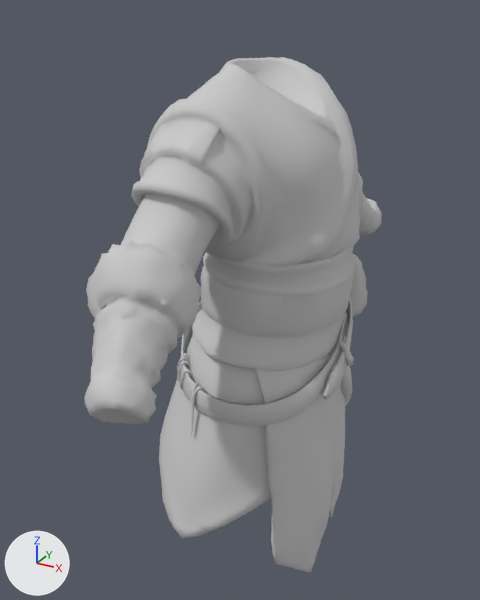
What one commit did to the FBX model Character/Skin/Fbx/SK_Body3_1.fbx.
Rendered twice from a camera (50 mm lens) standing at (0.571, -1.24, 1.661) and looking at (-0.1, -0.021, 1.051). The axes (+X, +Y, +Z) are drawn at lower left. The lights are the same throughout. Where no turn or scale is listed for an object, it has been applied to the vertices.

Names of what the first picture shows: 'SK_Body3_1'.
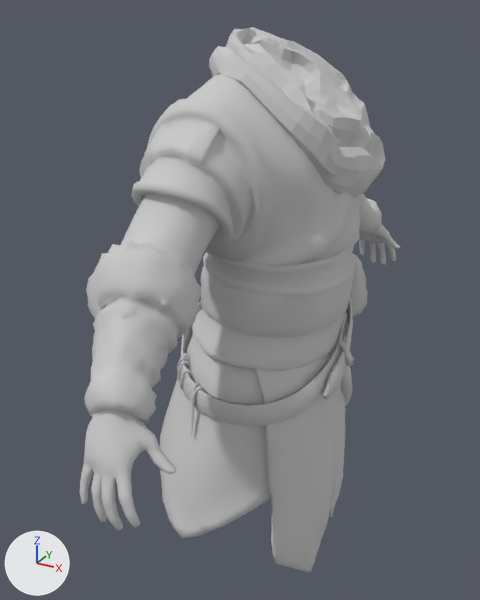
Patch to the scene script:
```diff
--- a/Character/Skin/Fbx/SK_Body3_1.fbx.py
+++ b/Character/Skin/Fbx/SK_Body3_1.fbx.py
@@ mat_material__19 @@
+mat_material__19 = principled_material('Material #19')
+mat_material__19.base_color = (0.588, 0.588, 0.588)  # light grey #cacaca
+mat_material__19.roughness = 0.859
@@ mat_material__9 @@
+mat_material__9 = principled_material('Material #9')
+mat_material__9.base_color = (0.588, 0.588, 0.588)  # light grey #cacaca
+mat_material__9.roughness = 0.859
@@ me_mesh_002 @@
+me_mesh_002.from_pydata(...)  # 664 vertices, 725 faces; spans x -0.167..0.177, y -0.149..0.159, z 1.302..1.625
+me_mesh_002.materials.append(mat_material__19)  # its picture is missing
@@ me_mesh_1 @@
+me_mesh_1.from_pydata(...)  # 1448 vertices, 2856 faces; spans x -0.063..0.097, y -0.656..0.656, z 0.941..1.155
+me_mesh_1.materials.append(mat_material__9)  # its picture is missing
@@ ob_sk_shoulder3_1 @@
+ob_sk_shoulder3_1 = bpy.data.objects.new('SK_Shoulder3_1', me_mesh_002)
+ob_sk_shoulder3_1.location = (0.0, 0.0, 0.0)
@@ ob_male_hand @@
+ob_male_hand = bpy.data.objects.new('Male_Hand', me_mesh_1)
+ob_male_hand.location = (0.0, 0.0, 0.0)
```

Where the change shows, as pixel boxes [x1, y1, x2, y2] in the pictures (480 x 600 px):
'SK_Shoulder3_1', added
    after: [209, 27, 385, 197]
'Male_Hand', added
    after: [80, 223, 400, 531]
